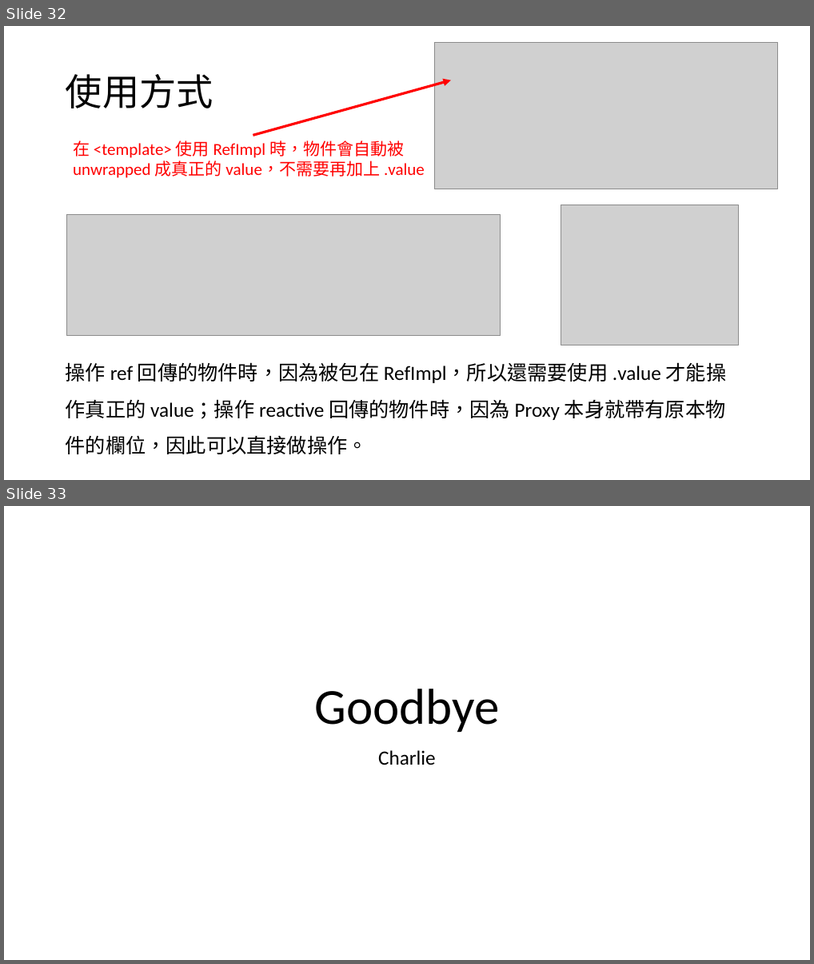
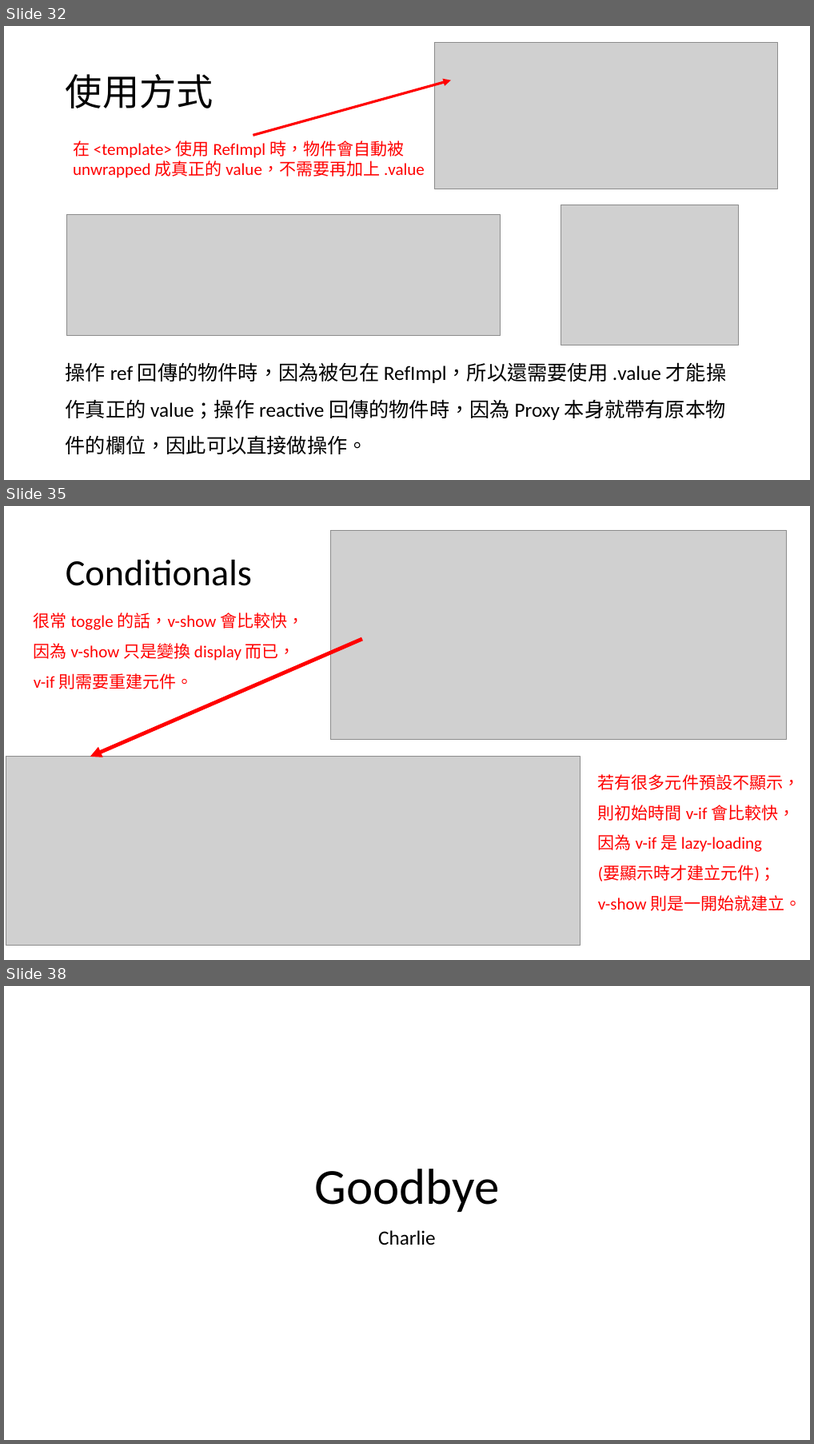
Before and after one commit to michael-ouyang-projects/vue3-practice, a slide deck: VUE3.pptx. Shown one above the other, each under a label of ours: slides 32 and 33 before the commit, slides 32, 35 and 38 after it; the slides between them are not shown. The pictures are 814x964 and 814x1444 pixels, drawn with LibreOffice and Linux fonts; fonts in the diff are those of the drawing; grey boxes stand for pictures. Boxes give left, top, right and bottom in pixels: in the first picture for what was removed or moved away, otherwise in the second. Text is boxed around its words. In the diff, an @@ line names an element or a change of style, - is before the commit and + after.

```diff
--- a/VUE3.pptx
+++ b/VUE3.pptx
@@ slide 35 added at box(4, 506, 810, 960), background #FFFFFF @@
@@ picture added at box(330, 530, 787, 739) @@
@@ title added at box(66, 560, 252, 586), 44 pt, text #000000 @@
+Conditionals
@@ text added at box(34, 612, 304, 689), 20 pt, text #FF0000 @@
+很常 toggle 的話，v-show 會比較快，
+因為 v-show 只是變換 display 而已，
+v-if 則需要重建元件。
@@ arrow added from (362, 639) to (90, 756), #FF0000 4.5 pt @@
@@ picture added at box(6, 756, 581, 944) @@
@@ text added at box(598, 774, 802, 911), 20 pt, text #FF0000 @@
+若有很多元件預設不顯示，
+則初始時間 v-if 會比較快，
+因為 v-if 是 lazy-loading
+(要顯示時才建立元件)；
+v-show 則是一開始就建立。
@@ what was slide 33 is now slide 38 @@
```
Also in this commit, not shown: 1 slide changed, 4 other slides added.
